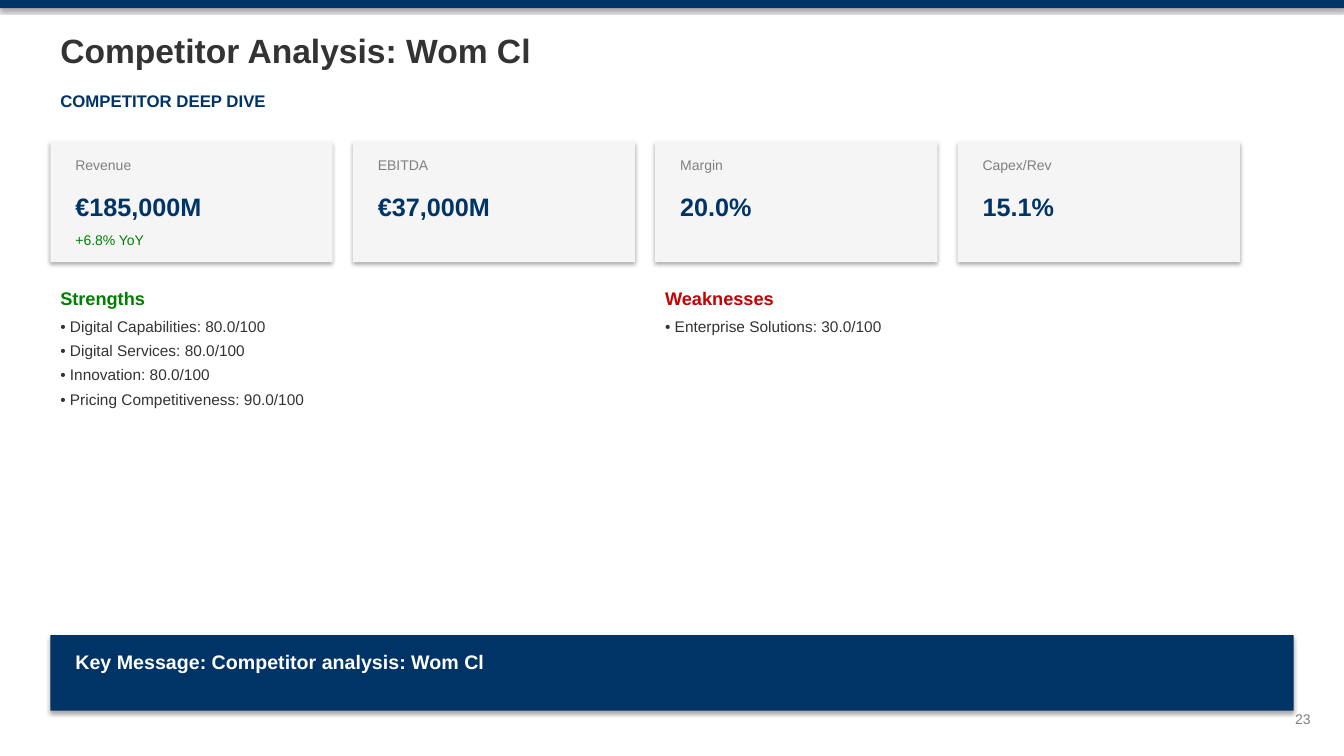
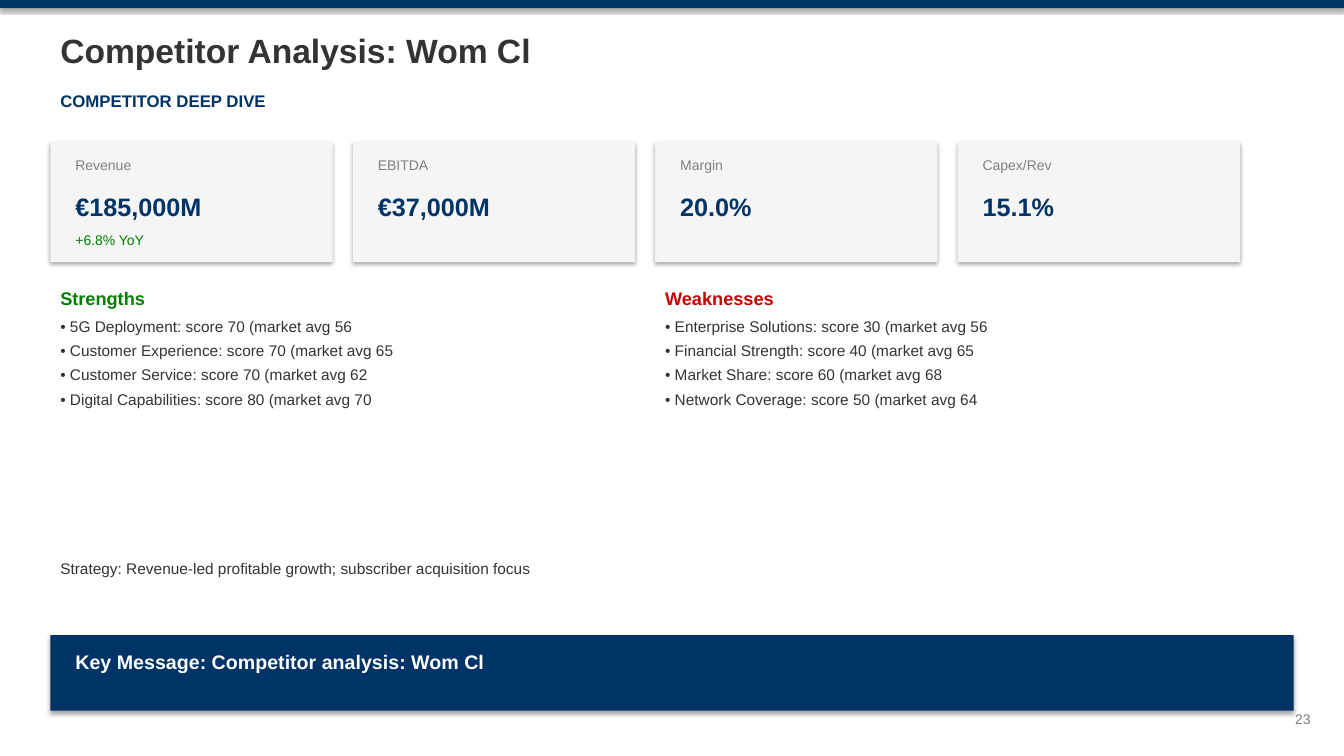
Before and after one commit to mypinseeker/BLM-Financial-Report-Analysis, a slide deck: slide 23 of reports/chile/entel_cl/CQ4_2025/blm_entel_cl_analysis_cq4_2025.pptx. Drawn at 1344x756 pixels with LibreOffice and Linux fonts; fonts in the diff are those of the drawing. Boxes give left, top, right and bottom in pixels: in the first picture for what was removed or moved away, otherwise in the second. Text is boxed around its words. In the diff, an @@ line names an element or a change of style, - is before the commit and + after.

```diff
--- a/reports/chile/entel_cl/CQ4_2025/blm_entel_cl_analysis_cq4_2025.pptx
+++ b/reports/chile/entel_cl/CQ4_2025/blm_entel_cl_analysis_cq4_2025.pptx
@@ text at (x1=70, y1=321, x2=393, y2=408): text changed @@
-• Digital Capabilities: 80.0/100
-• Digital Services: 80.0/100
-• Innovation: 80.0/100
-• Pricing Competitiveness: 90.0/100
+• 5G Deployment: score 70 (market avg 56
+• Customer Experience: score 70 (market avg 65
+• Customer Service: score 70 (market avg 62
+• Digital Capabilities: score 80 (market avg 70
@@ text at (x1=675, y1=321, x2=987, y2=408): text changed @@
-• Enterprise Solutions: 30.0/100
+• Enterprise Solutions: score 30 (market avg 56
+• Financial Strength: score 40 (market avg 65
+• Market Share: score 60 (market avg 68
+• Network Coverage: score 50 (market avg 64
@@ text added at (x1=60, y1=563, x2=530, y2=577), 11 pt, text #333333 @@
+Strategy: Revenue-led profitable growth; subscriber acquisition focus
```
Also in this commit, not shown: 22 other slides changed, 7 other files.
